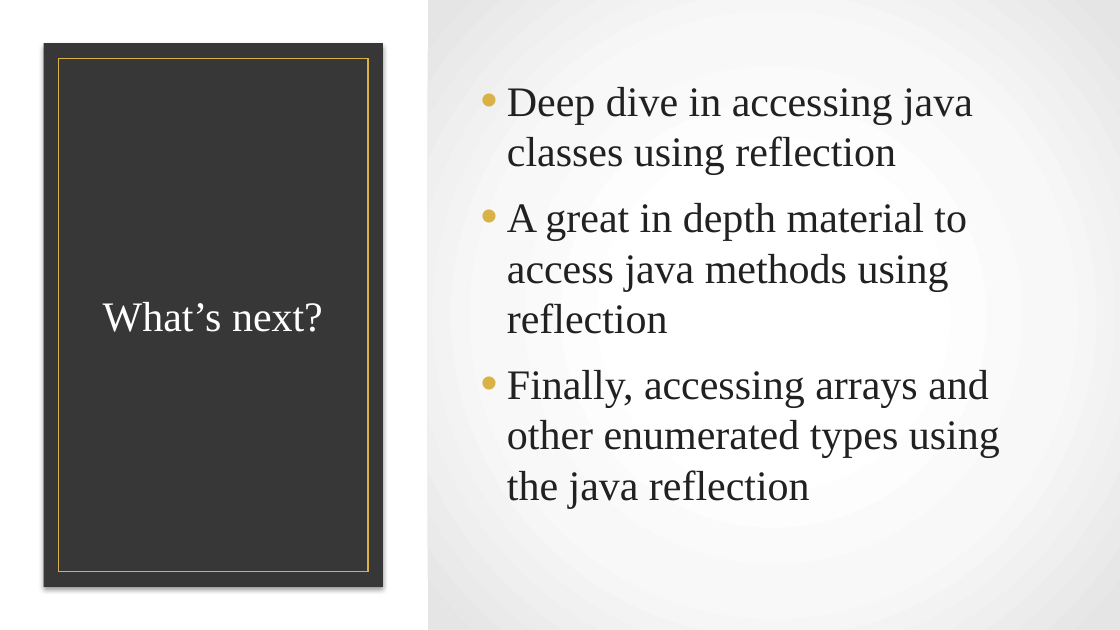
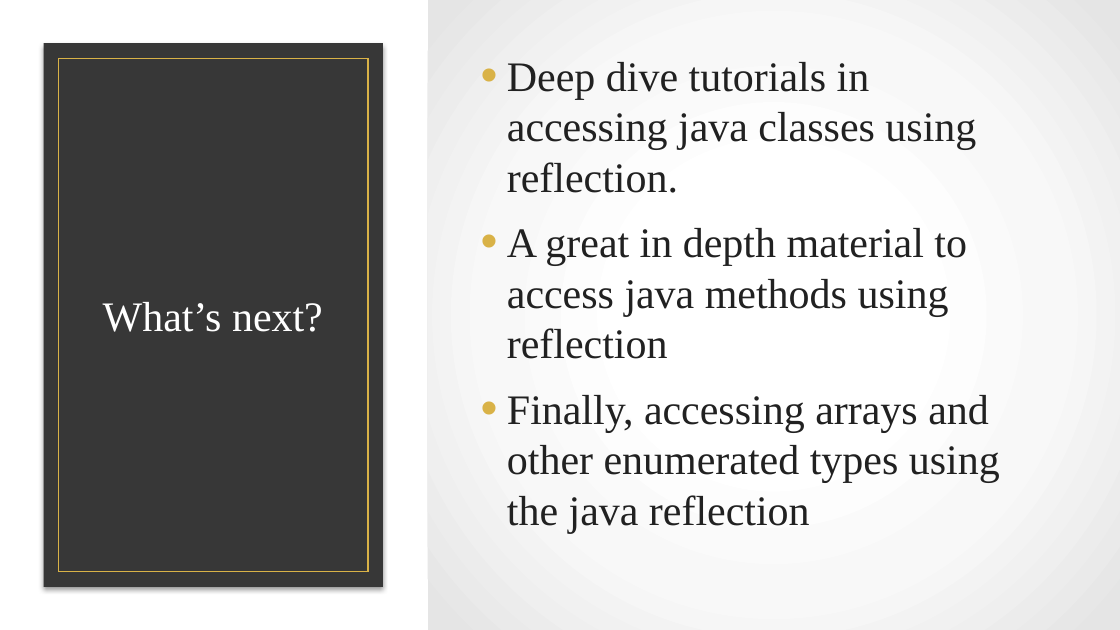
Before and after one commit to Chiranjivee/the-java-reflection-api-tutorials, a slide deck: slide 6 of TheJavaReflectionAPITutorial.pptx (slide 8 before the commit). Drawn at 1120x630 pixels with LibreOffice and Linux fonts; fonts in the diff are those of the drawing; background and template pictures are left out. Boxes give left, top, right and bottom in pixels: in the first picture for what was removed or moved away, otherwise in the second. Text is boxed around its words. In the diff, an @@ line names an element or a change of style, - is before the commit and + after.

Commit message:
Update pptx

```diff
--- a/TheJavaReflectionAPITutorial.pptx
+++ b/TheJavaReflectionAPITutorial.pptx
@@ text at <box>507,62,976,193</box>: text changed @@
-• Deep dive in accessing java classes using reflection
+• Deep dive tutorials in accessing java classes using reflection.
```
Also in this commit, not shown: 2 slides removed.
